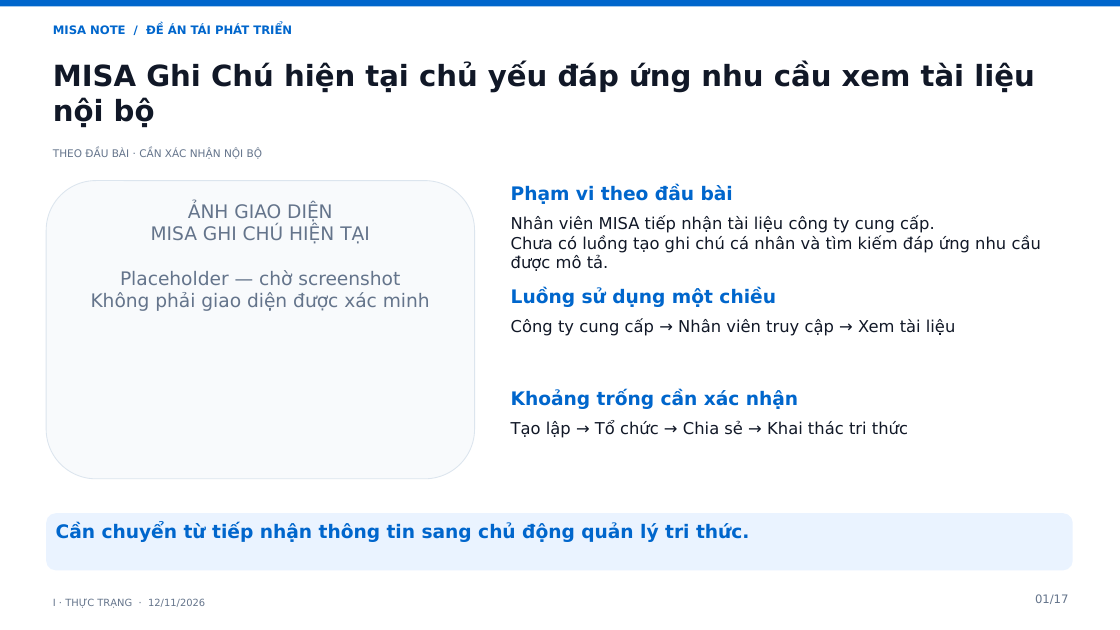
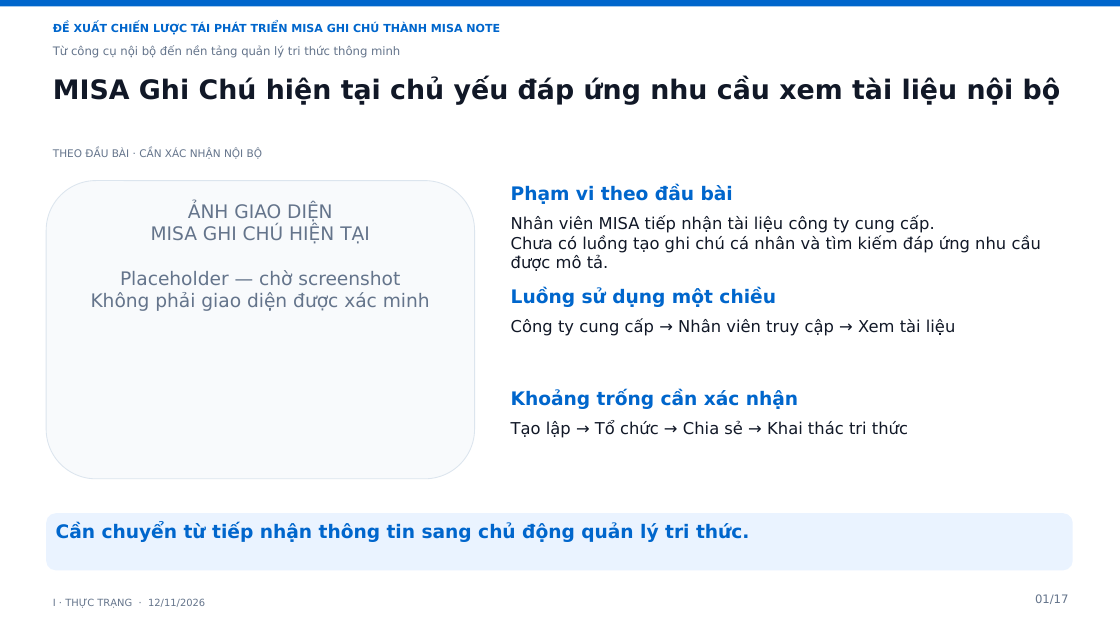
Before and after one commit to vietcuong2004/MISA-Note, a slide deck: slide 1 of docs/presentations/misa-note-strategy.pptx. Drawn at 1120x630 pixels with LibreOffice and Linux fonts; fonts in the diff are those of the drawing. Boxes give left, top, right and bottom in pixels: in the first picture for what was removed or moved away, otherwise in the second. Text is boxed around its words. In the diff, an @@ line names an element or a change of style, - is before the commit and + after.

Commit message:
thêm pptx

```diff
--- a/docs/presentations/misa-note-strategy.pptx
+++ b/docs/presentations/misa-note-strategy.pptx
@@ text at (53,23,500,35): text changed; size 10 to 9.5 pt @@
-MISA NOTE / ĐỀ ÁN TÁI PHÁT TRIỂN
+ĐỀ XUẤT CHIẾN LƯỢC TÁI PHÁT TRIỂN MISA GHI CHÚ THÀNH MISA NOTE
@@ text added at (53,45,400,58), 10 pt, text #64748B @@
+Từ công cụ nội bộ đến nền tảng quản lý tri thức thông minh
@@ text "MISA Ghi Chú hiện tại ...": place and size @@
-text "MISA Ghi Chú hiện tại ..." at (53,62,1034,127)
+text "MISA Ghi Chú hiện tại ..." at (53,77,1061,104)
@@ text "MISA Ghi Chú hiện tại ..." at (53,77,1061,104): size 25 to 23 pt @@
```
Also in this commit, not shown: 1 other file.
